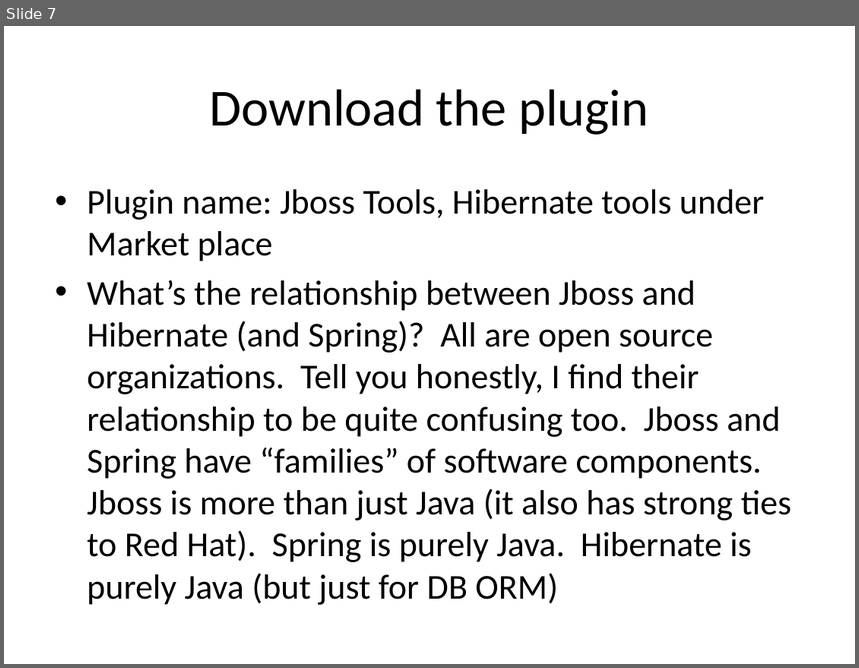
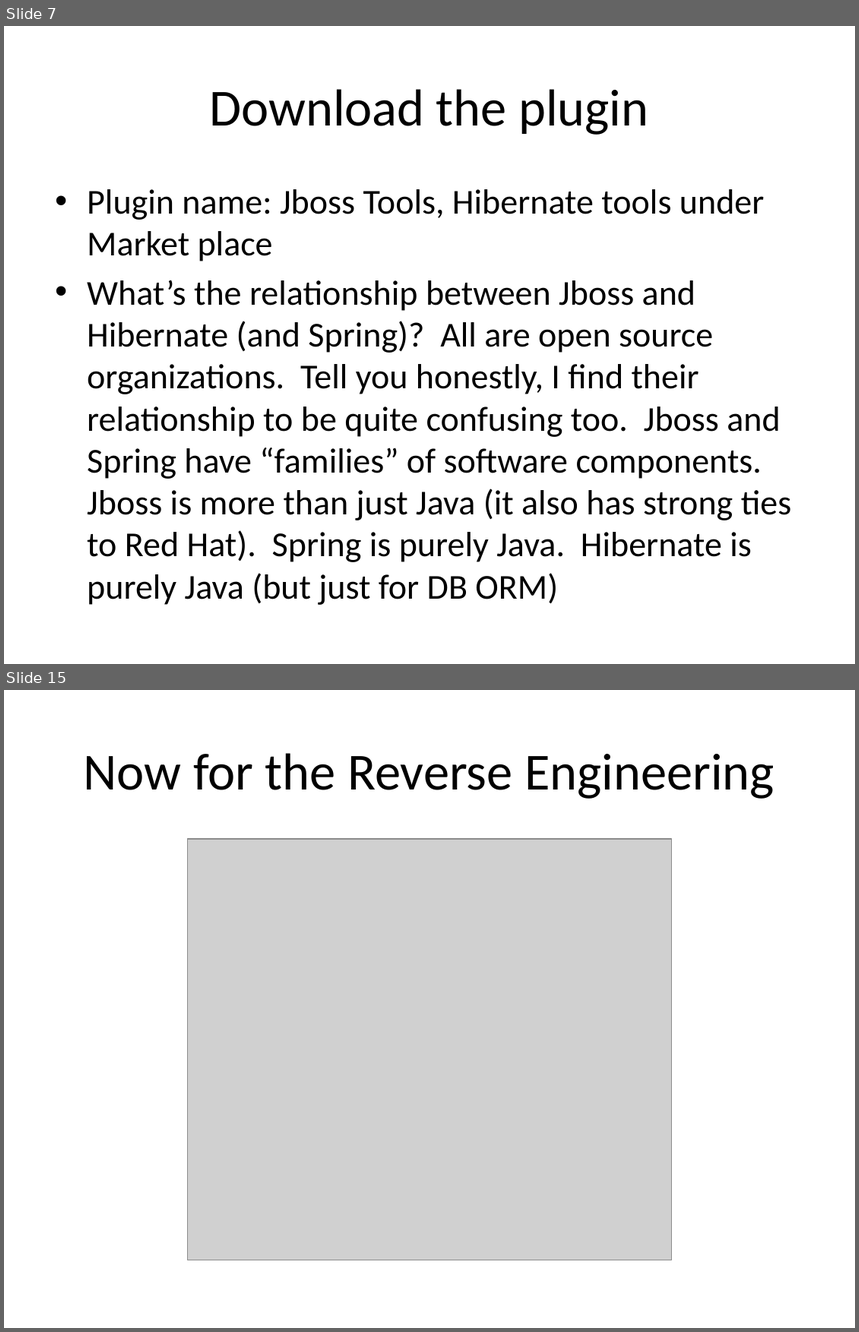
Before and after one commit to hchan/comp2613, a slide deck: ormRevEng.pptx. Shown one above the other, each under a label of ours: slide 7 before the commit, slides 7 and 15 after it; the slides between them are not shown. The pictures are 859x668 and 859x1332 pixels, drawn with LibreOffice and Linux fonts; fonts in the diff are those of the drawing; grey boxes stand for pictures. Boxes give left, top, right and bottom in pixels: in the first picture for what was removed or moved away, otherwise in the second. Text is boxed around its words. In the diff, an @@ line names an element or a change of style, - is before the commit and + after.

```diff
--- a/ormRevEng.pptx
+++ b/ormRevEng.pptx
@@ slide 15 added at bbox=[4, 690, 855, 1328], background #FFFFFF @@
@@ title added at bbox=[84, 753, 775, 799], 44 pt, text #000000 @@
+Now for the Reverse Engineering
@@ picture added at bbox=[188, 839, 672, 1260] @@
```
Also in this commit, not shown: 1 slide changed, 9 other slides added, 1 slide removed, 39 other files.
